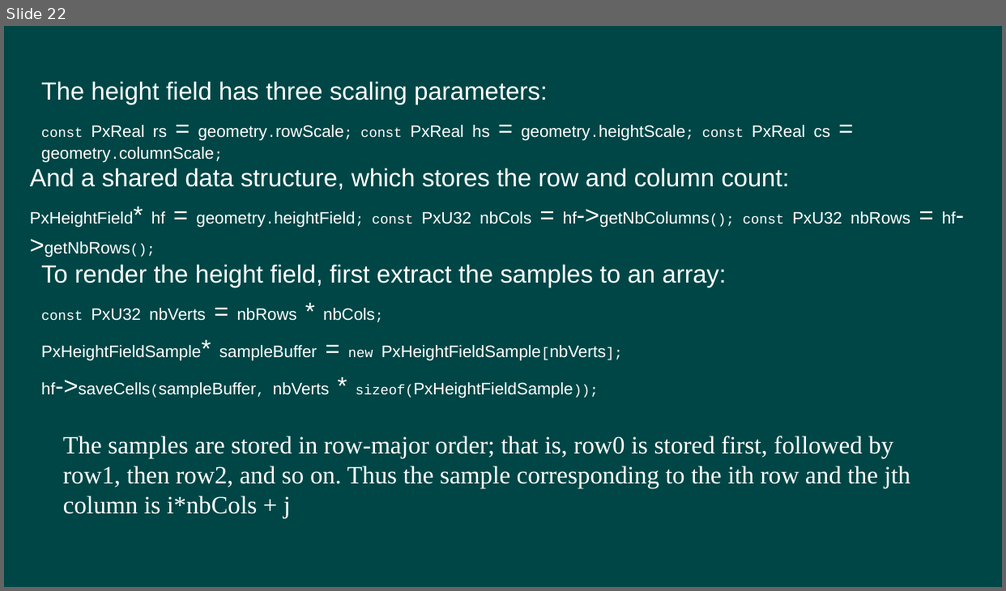
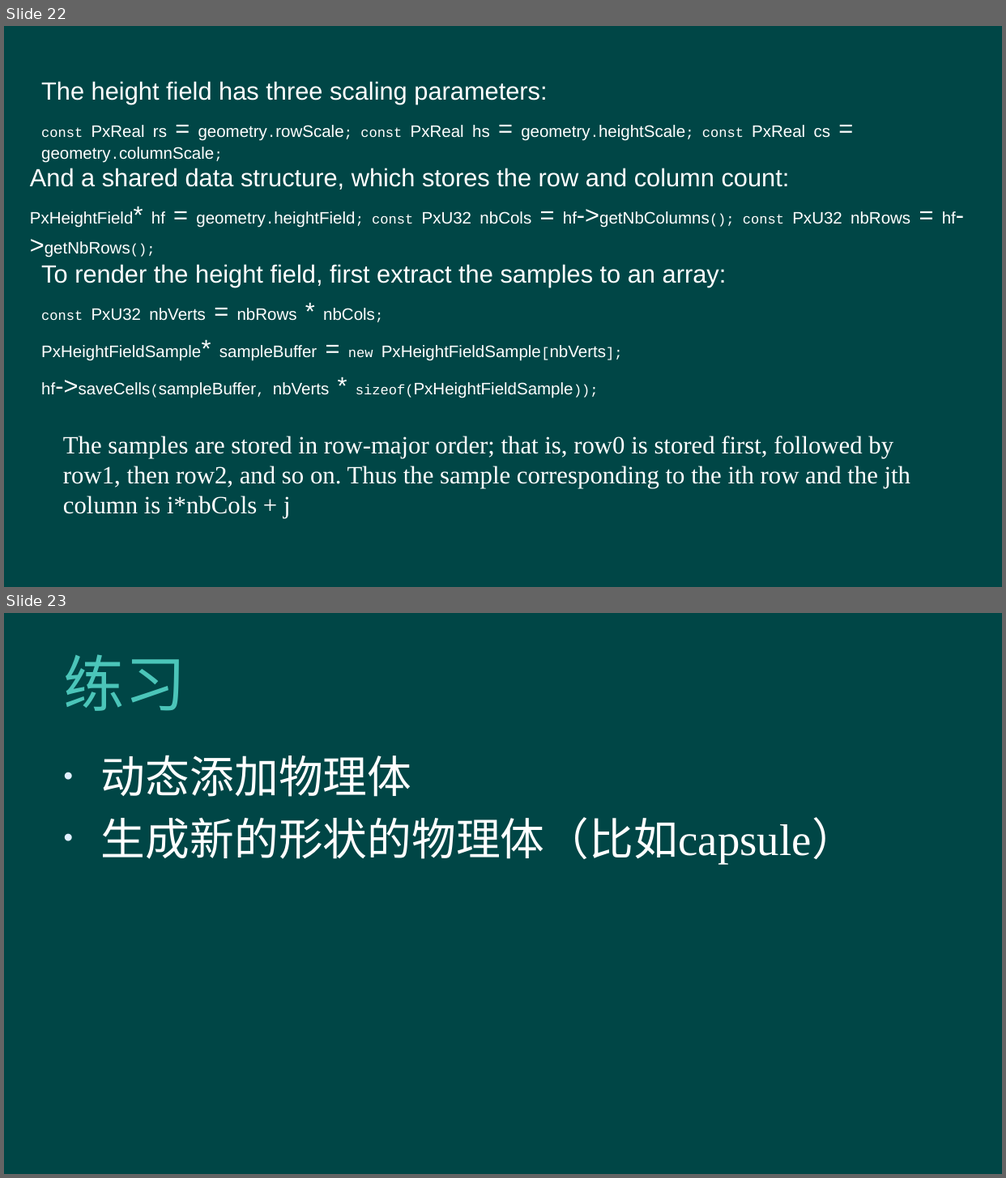
Before and after one commit to hanhonglei/Course_GamePhysics, a slide deck: Slides/3 建立物理仿真程序基础/NewVersion.pptx. Shown one above the other, each under a label of ours: slide 22 before the commit, slides 22 and 23 after it. The pictures are 1006x591 and 1006x1178 pixels, drawn with LibreOffice and Linux fonts; fonts in the diff are those of the drawing; background and template pictures are left out. Boxes give left, top, right and bottom in pixels: in the first picture for what was removed or moved away, otherwise in the second. Text is boxed around its words. In the diff, an @@ line names an element or a change of style, - is before the commit and + after.

```diff
--- a/Slides/3 建立物理仿真程序基础/NewVersion.pptx
+++ b/Slides/3 建立物理仿真程序基础/NewVersion.pptx
@@ slide 23 added at bbox=[4, 613, 1002, 1174], background #004646 @@
@@ title added at bbox=[64, 654, 186, 711], 44 pt, text #4BC5B9 @@
+练习
@@ text added at bbox=[101, 755, 856, 865], 32 pt, text #FFFFFF @@
+• 动态添加物理体
+• 生成新的形状的物理体（比如capsule）
```
Also in this commit, not shown: 19 other files.
